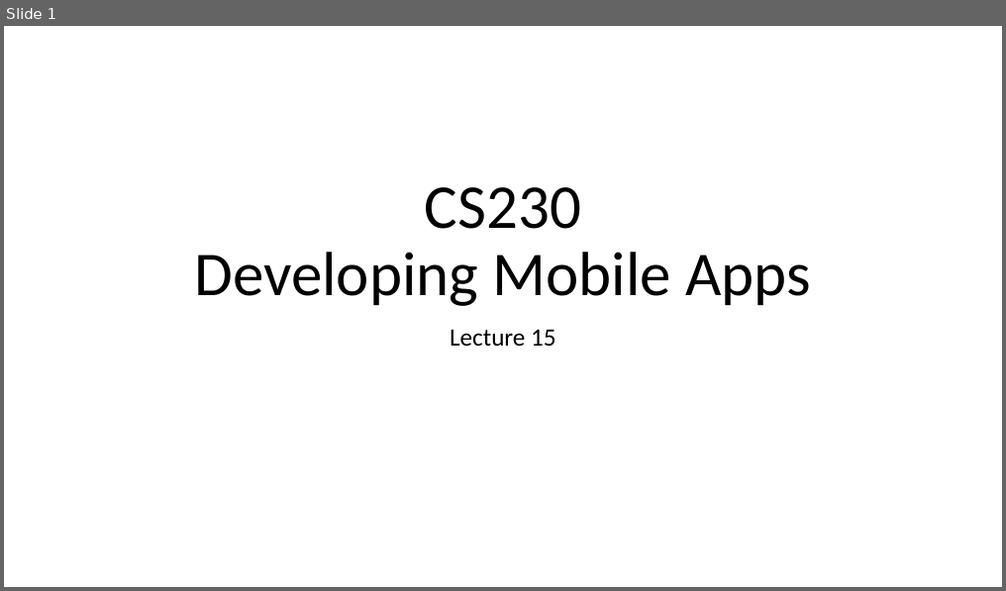
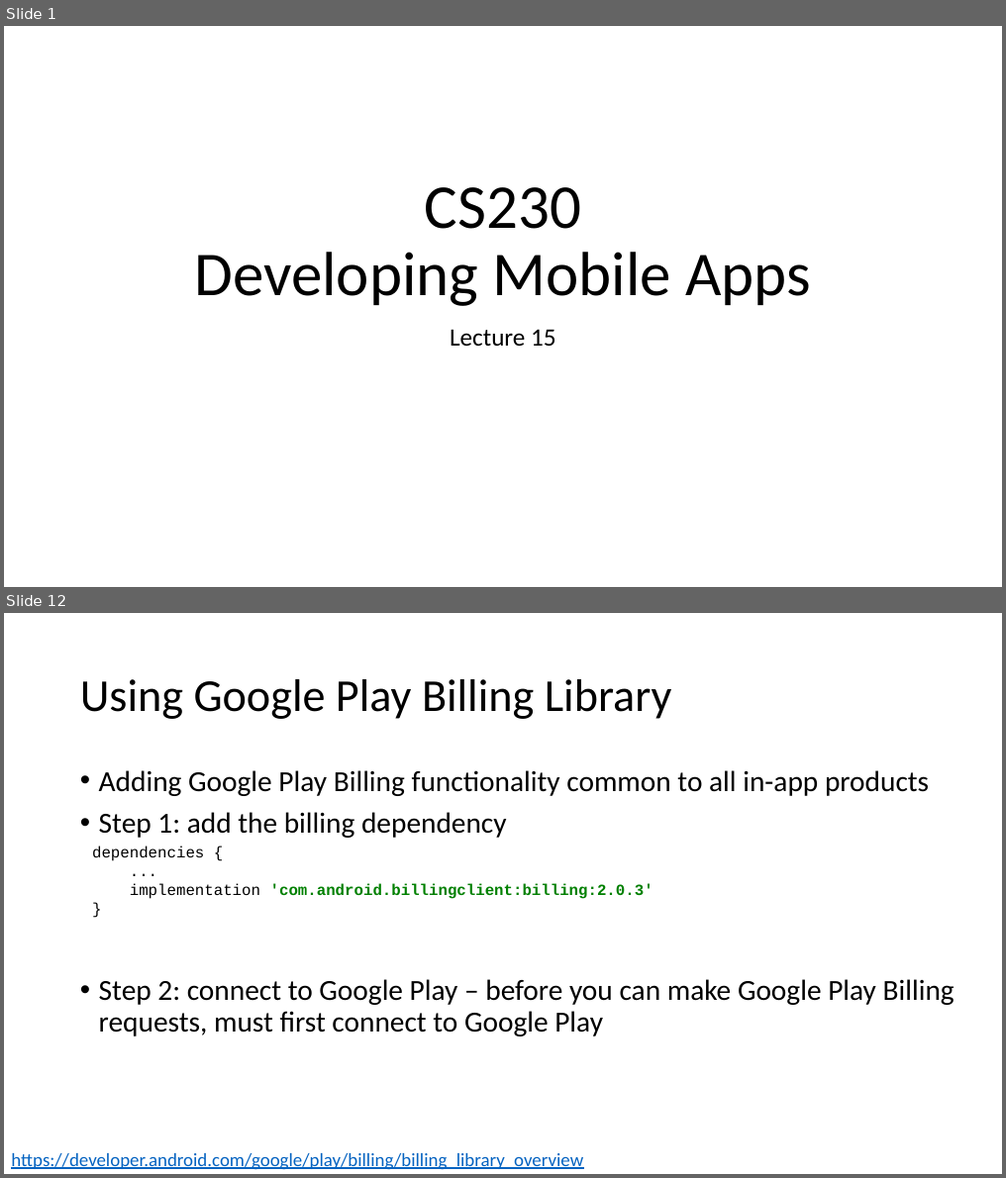
Before and after one commit to russellu/cs230, a slide deck: Lecture_15.pptx. Shown one above the other, each under a label of ours: slide 1 before the commit, slides 1 and 12 after it; the slides between them are not shown. The pictures are 1006x591 and 1006x1178 pixels, drawn with LibreOffice and Linux fonts; fonts in the diff are those of the drawing. Boxes give left, top, right and bottom in pixels: in the first picture for what was removed or moved away, otherwise in the second. Text is boxed around its words. In the diff, an @@ line names an element or a change of style, - is before the commit and + after.

```diff
--- a/Lecture_15.pptx
+++ b/Lecture_15.pptx
@@ slide 12 added at (4, 613, 1002, 1174), background #FFFFFF @@
@@ title added at (80, 679, 672, 719), 44 pt, text #000000 @@
+Using Google Play Billing Library
@@ text added at (99, 770, 954, 1037), 28 pt, text #000000 @@
+• Adding Google Play Billing functionality common to all in-app products
+• Step 1: add the billing dependency
+• Step 2: connect to Google Play – before you can make Google Play Billing requests, must first connect to Google Play
@@ text added at (92, 847, 653, 899), 15 pt, text #008000, bold @@
+dependencies {
+...
+implementation 'com.android.billingclient:billing:2.0.3'
+}
@@ text added at (11, 1154, 583, 1170), 18 pt, text #0563C1, underline @@
+https://developer.android.com/google/play/billing/billing_library_overview
```
Also in this commit, not shown: 1 slide changed, 34 other slides added.
